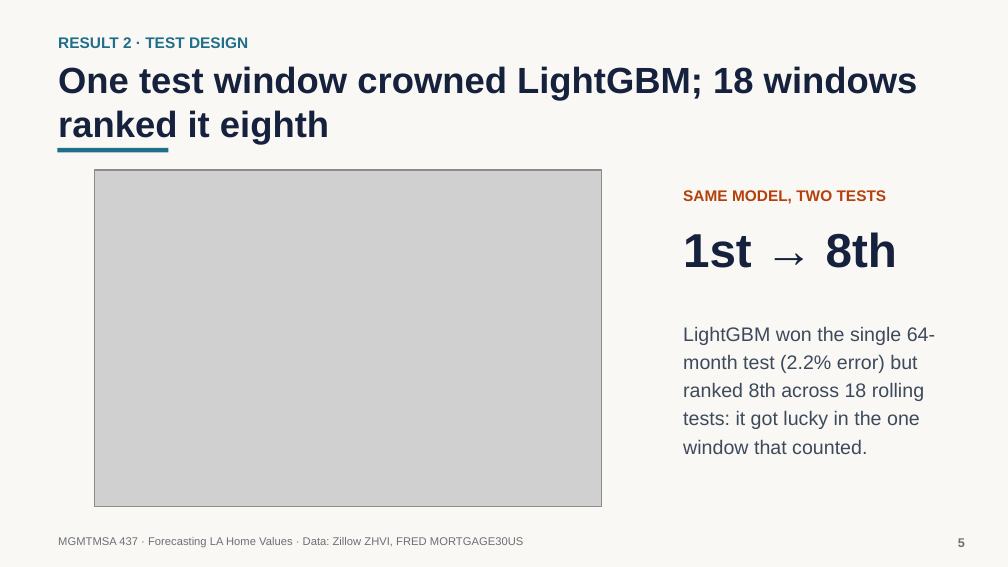
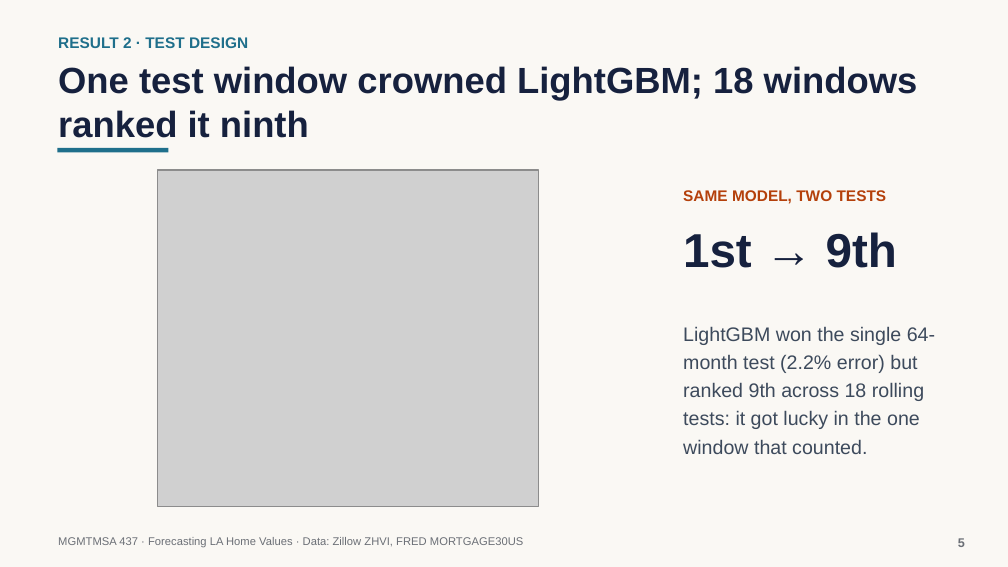
Before and after one commit to neiltd/la-housing-forecast, a slide deck: slide 5 of slides/LA_home_values_slides.pptx. Drawn at 1008x567 pixels with LibreOffice and Linux fonts; fonts in the diff are those of the drawing; grey boxes stand for pictures. Boxes give left, top, right and bottom in pixels: in the first picture for what was removed or moved away, otherwise in the second. Text is boxed around its words. In the diff, an @@ line names an element or a change of style, - is before the commit and + after.

```diff
--- a/slides/LA_home_values_slides.pptx
+++ b/slides/LA_home_values_slides.pptx
@@ text at [58, 66, 918, 138]: text changed @@
-One test window crowned LightGBM; 18 windows ranked it eighth
+One test window crowned LightGBM; 18 windows ranked it ninth
@@ picture: place and size @@
-picture at [95, 170, 602, 507]
+picture at [157, 170, 538, 507]
@@ text at [683, 232, 897, 268]: text changed @@
-1st → 8th
+1st → 9th
@@ text at [683, 326, 935, 454]: text changed @@
-LightGBM won the single 64-month test (2.2% error) but ranked 8th across 18 rolling tests: it got lucky in the one window that counted.
+LightGBM won the single 64-month test (2.2% error) but ranked 9th across 18 rolling tests: it got lucky in the one window that counted.
```
Also in this commit, not shown: 5 other slides changed, 6 other files.
